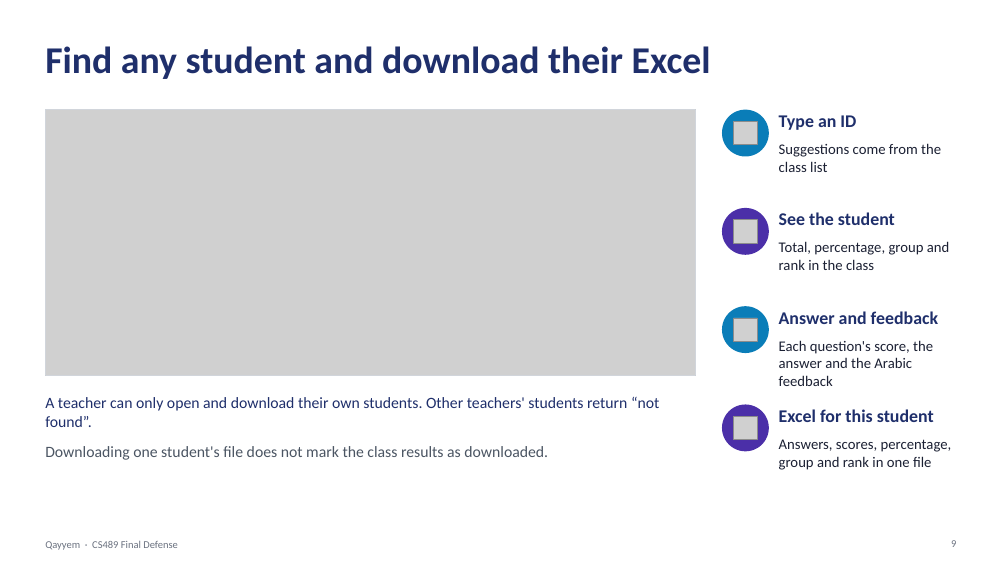
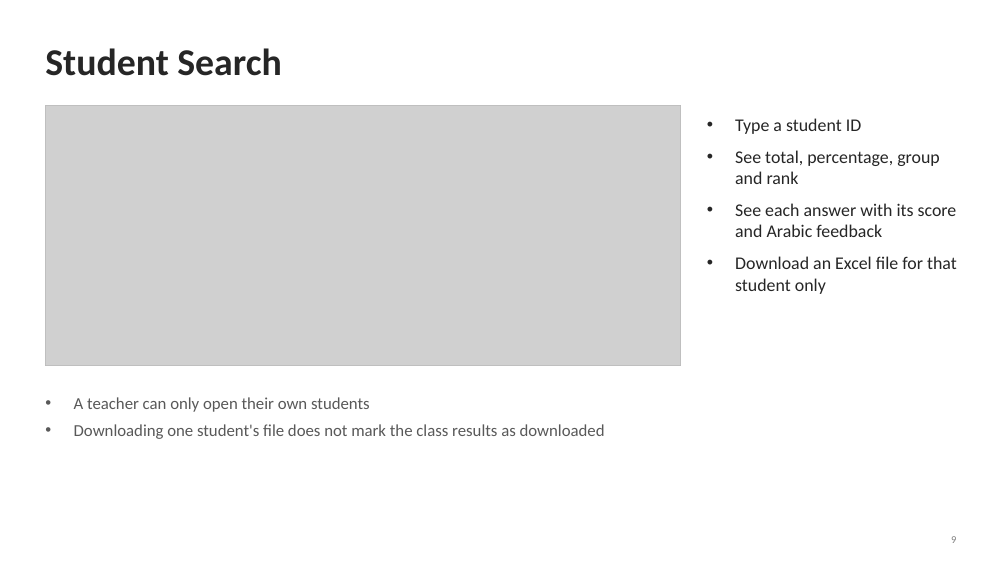
Before and after one commit to saif12ibr-pixel/qayyem, a slide deck: slide 9 of DOCUMENTS/Qayyem_Final_Defense.pptx. Drawn at 1008x567 pixels with LibreOffice and Linux fonts; fonts in the diff are those of the drawing; grey boxes stand for pictures. Boxes give left, top, right and bottom in pixels: in the first picture for what was removed or moved away, otherwise in the second. Text is boxed around its words. In the diff, an @@ line names an element or a change of style, - is before the commit and + after.

Commit message:
Use CS489 throughout and simplify the defense slides
- Report and project description refer to CS489 only
- Defense slides restyled to a plain layout

```diff
--- a/DOCUMENTS/Qayyem_Final_Defense.pptx
+++ b/DOCUMENTS/Qayyem_Final_Defense.pptx
@@ title at [45, 48, 281, 76]: text changed; text colour #1F2F6B to #262626 @@
-Find any student and download their Excel
+Student Search
@@ picture: place and size @@
-picture at [45, 110, 696, 375]
+picture at [45, 106, 681, 365]
@@ rectangle: place and size @@
-rectangle at [45, 110, 696, 375]
+rectangle at [45, 106, 681, 365]
@@ rectangle at [45, 106, 681, 365]: outline #D1D5DB 1 pt to #BFBFBF 1 pt @@
@@ ellipse removed at [722, 110, 769, 157] @@
@@ text added at [735, 118, 957, 294], 17 pt, text #262626 @@
+• Type a student ID
+• See total, percentage, group and rank
+• See each answer with its score and Arabic feedback
+• Download an Excel file for that student only
@@ text removed at [779, 115, 856, 130] @@
-Type an ID
@@ picture removed at [734, 121, 758, 144] @@
@@ text removed at [779, 143, 941, 172] @@
-Suggestions come from the class list
@@ ellipse removed at [722, 208, 769, 255] @@
@@ picture removed at [734, 219, 758, 243] @@
@@ text removed at [779, 212, 895, 225] @@
-See the student
@@ text removed at [779, 241, 949, 270] @@
-Total, percentage, group and rank in the class
@@ ellipse removed at [722, 306, 769, 353] @@
@@ picture removed at [734, 318, 758, 342] @@
@@ text removed at [779, 311, 938, 324] @@
-Answer and feedback
@@ text removed at [779, 340, 933, 386] @@
-Each question's score, the answer and the Arabic feedback
@@ text removed at [45, 397, 659, 427] @@
-A teacher can only open and download their own students. Other teachers' students return “not found”.
@@ text at [74, 397, 605, 439]: text changed; size 15 to 16 pt; text colour #4B5563 to #595959 @@
-Downloading one student's file does not mark the class results as downloaded.
+• A teacher can only open their own students
+• Downloading one student's file does not mark the class results as downloaded
@@ ellipse removed at [722, 405, 769, 451] @@
@@ picture removed at [734, 416, 758, 439] @@
@@ text removed at [779, 409, 934, 422] @@
-Excel for this student
@@ text removed at [779, 439, 952, 470] @@
-Answers, scores, percentage, group and rank in one file
@@ page number at [951, 536, 956, 543]: text colour #6B7280 to #7F7F7F @@
@@ text removed at [45, 541, 177, 550] @@
-Qayyem · CS489 Final Defense
```
Also in this commit, not shown: 17 other slides changed, 3 other files.
